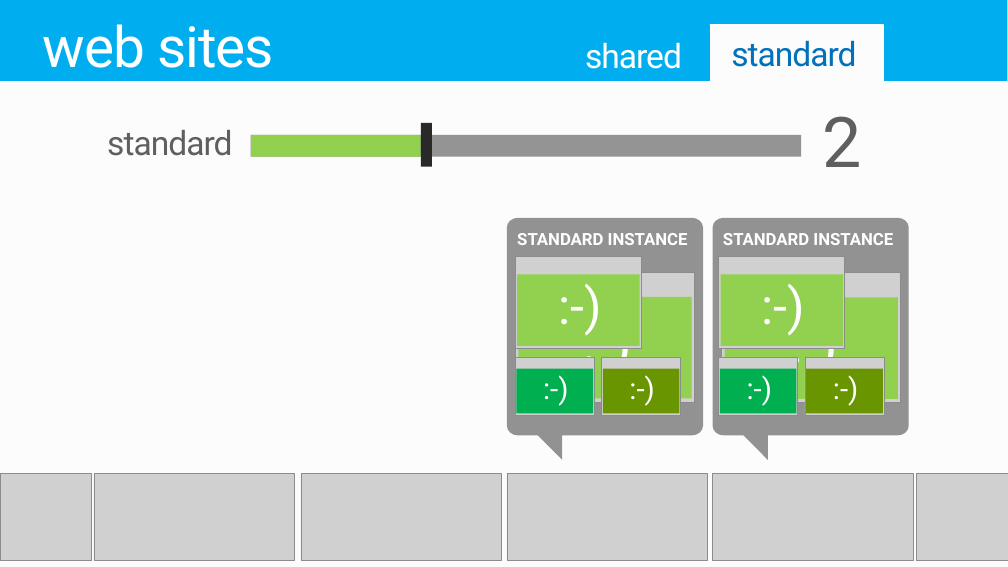
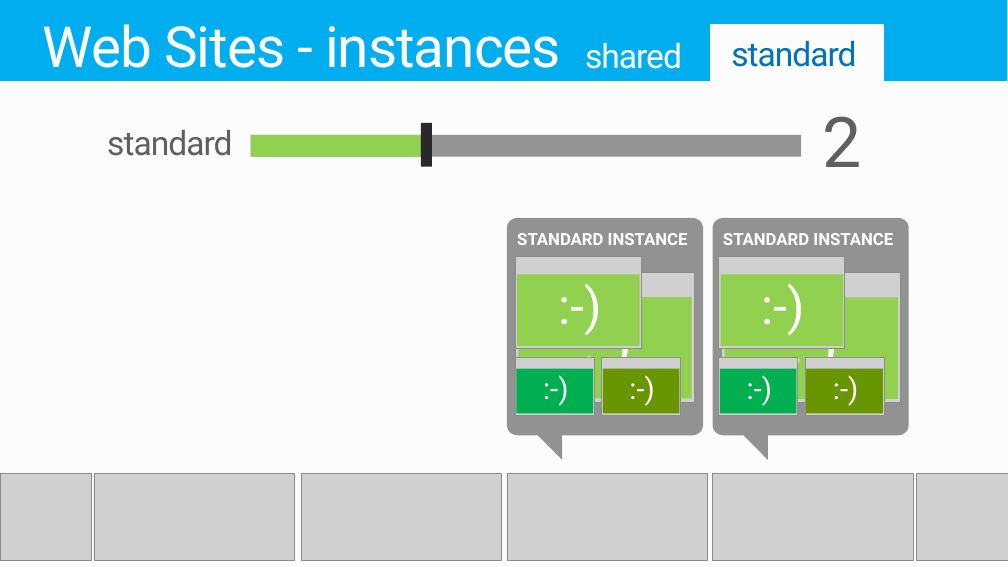
Before and after one commit to robdmoore/AzureWebAppsPresentation, a slide deck: slide 48 of Presentation.pptx (slide 32 before the commit). Drawn at 1008x567 pixels with LibreOffice and Linux fonts; fonts in the diff are those of the drawing; grey boxes stand for pictures; background and template pictures are left out. Boxes give left, top, right and bottom in pixels: in the first picture for what was removed or moved away, otherwise in the second. Text is boxed around its words. In the diff, an @@ line names an element or a change of style, - is before the commit and + after.

```diff
--- a/Presentation.pptx
+++ b/Presentation.pptx
@@ title at <box>43,24,561,82</box>: text changed @@
-web sites
+Web Sites - instances
```
Also in this commit, not shown: 16 other slides changed, 14 slides added, 3 slides removed.
